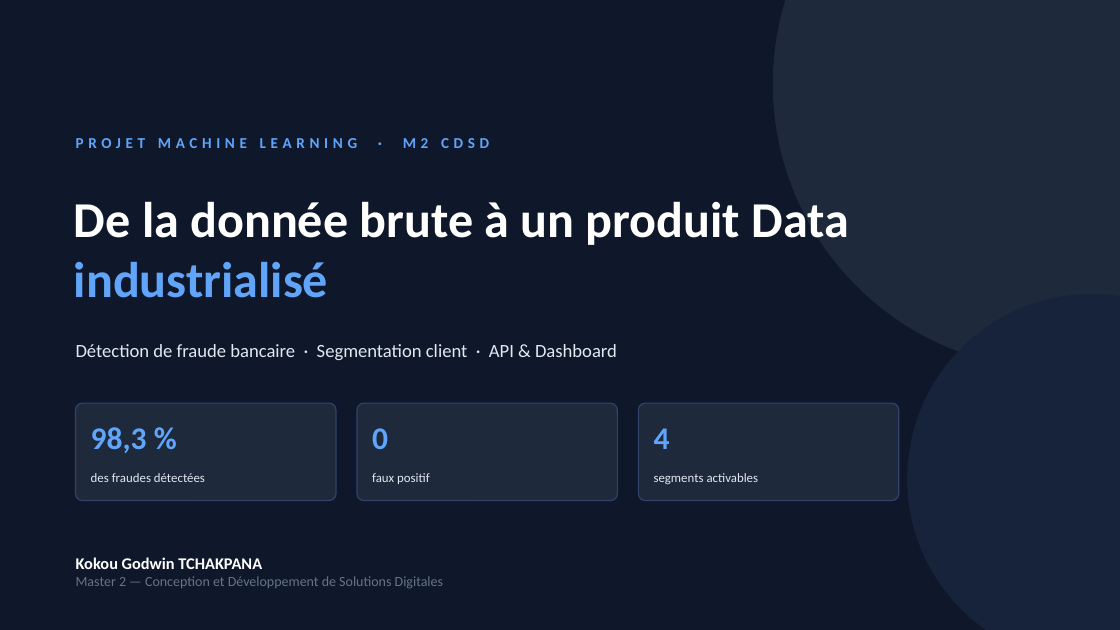
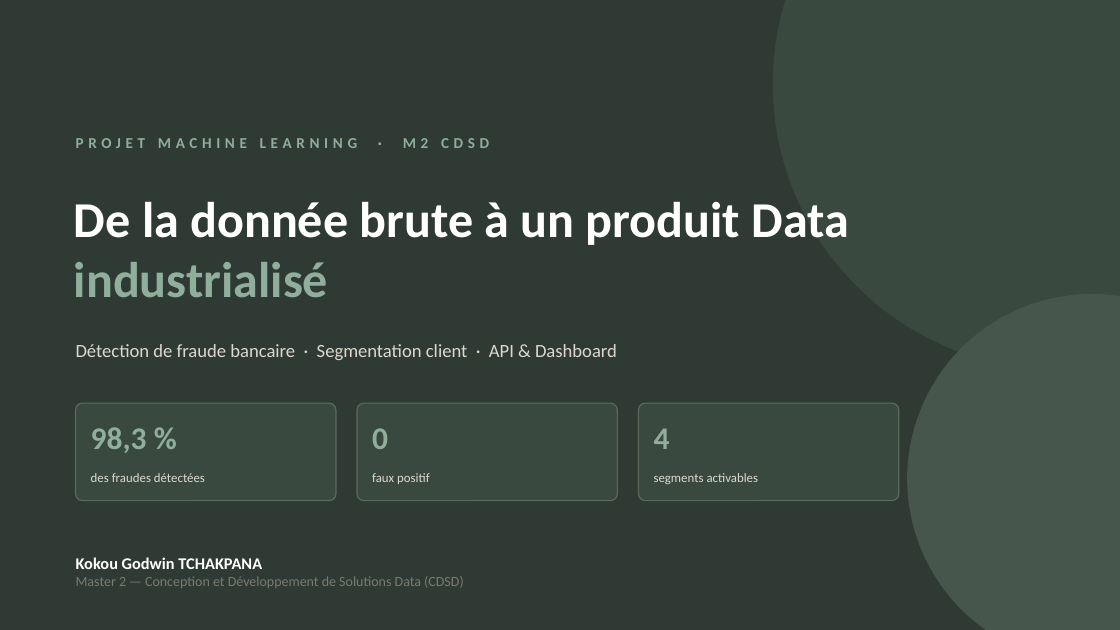
Before and after one commit to itsKokou/projet_ml, a slide deck: slide 1 of reports/presentation_finale.pptx. Drawn at 1120x630 pixels with LibreOffice and Linux fonts; fonts in the diff are those of the drawing. Boxes give left, top, right and bottom in pixels: in the first picture for what was removed or moved away, otherwise in the second. Text is boxed around its words. In the diff, an @@ line names an element or a change of style, - is before the commit and + after.

```diff
--- a/reports/presentation_finale.pptx
+++ b/reports/presentation_finale.pptx
@@ background #0F172A to #2E3A33 @@
@@ ellipse at box(773, 0, 1120, 370): fill #1E293B to #3A4940 @@
@@ text "De la donnée brute à ..." at box(74, 201, 848, 297): text colour #60A5FA to #8FAE9B in "industrialisé" @@
@@ ellipse at box(907, 294, 1120, 630): fill #16233B to #47564C @@
@@ fill #1E293B to #3A4940; outline #32436A 1 pt to #5A6B5E 1 pt in 3 elements at box(76, 403, 336, 501), box(357, 403, 618, 501), box(639, 403, 899, 501) @@
@@ text colour #60A5FA to #8FAE9B in 4 elements at box(76, 138, 489, 148), box(91, 427, 147, 453), box(372, 428, 388, 449), box(654, 428, 670, 449) @@
@@ text colour #E2E8F0 to #DED8CC in 4 elements at box(76, 344, 617, 360), box(91, 473, 205, 482), box(372, 473, 430, 484), box(654, 473, 759, 484) @@
@@ text at box(76, 576, 464, 588): text changed; text colour #64748B to #7C7A70 @@
-Master 2 — Conception et Développement de Solutions Digitales
+Master 2 — Conception et Développement de Solutions Data (CDSD)
```
Also in this commit, not shown: 21 other slides changed, 1 other file.
